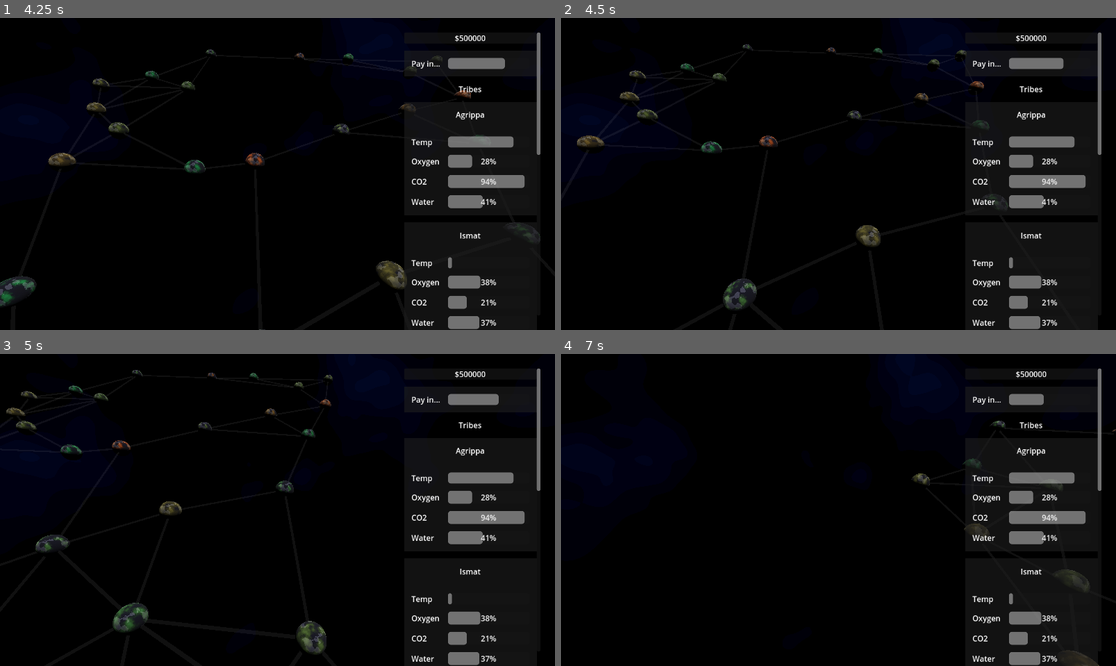
Above: before the commit, frames 1-4 (two rows, left to right).
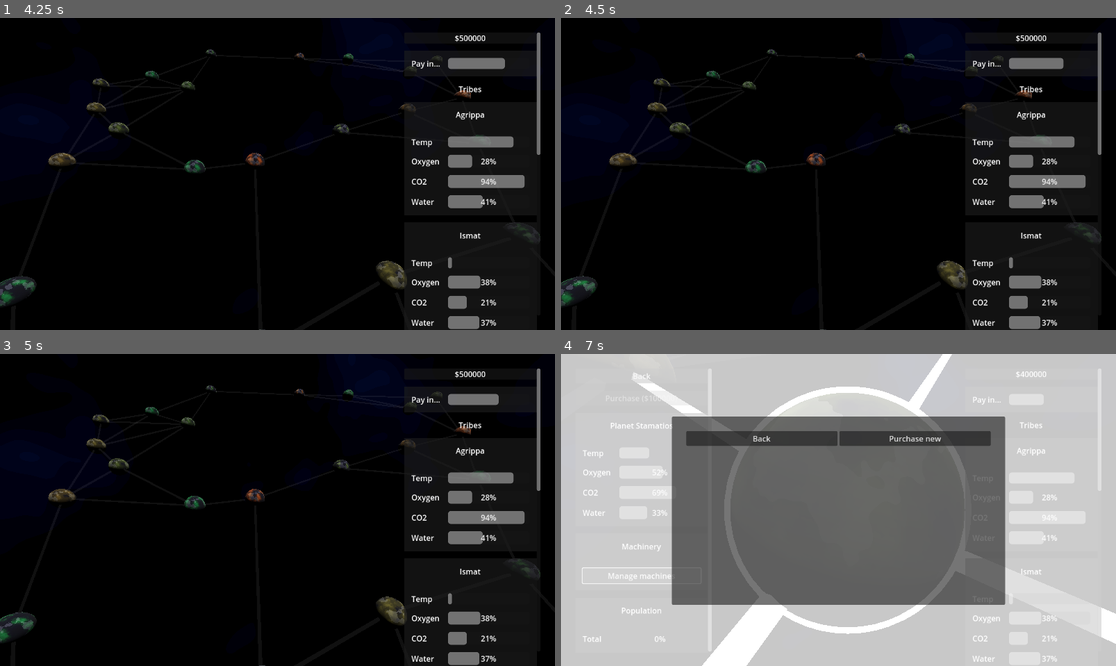
Above: after the commit, the same moments.

Repository: pastthepixels/cosmic-landlord
Game: Godot game, scene res://scenes/main_menu/main_menu.tscn
The game is run twice, just before and just after one commit, with the same random seed, the same clock (stepped at 60 frames per second) and the same inputs. Sound files missing from this copy of the repository are replaced by a short silence.
Inputs (mouse positions are in pixels of both pictures, inside the frame that each line leads up to):
- Up to frame 1 (4.25 s): click "Play" at 0.5 s; move the mouse to (399, 158) at 1.27 s; click (399, 158) at 1.42 s; move the mouse to (166, 189) at 2.02 s; click (166, 189) at 2.17 s; move the mouse to (333, 105) at 2.77 s; click (333, 105) at 2.92 s; move the mouse to (249, 236) at 3.52 s; click (249, 236) at 3.67 s
- Up to frame 2 (4.5 s): move the mouse to (1005, 220) at 4.27 s; click (1005, 220) at 4.42 s
- Up to frame 3 (5 s): no input
- Up to frame 4 (7 s): move the mouse to (672, 463) at 5.02 s; click (672, 463) at 5.17 s; click (644, 397) at 5.75 s, where only the run after the commit has a clickable "Purchase ($100000)"; click (644, 575) at 6.5 s, where only the run after the commit has a clickable "Manage machines"

Frame 1 is identical in both runs. In frame 2, 3.4% of the frame differs, in the area x 0-98%, y 8-100%; in frame 3, 3.7%; in frame 4, 100%, in the area x 0-100%, y 0-100%.

Commit message:
Change pressure navigation to pan

Diff:
--- a/scenes/planet/planet.gd
+++ b/scenes/planet/planet.gd
@@ -90,7 +90,7 @@
 
 
 func _on_static_body_3d_input_event(camera, event, position, normal, shape_idx):
-	if event is InputEventMouseButton and event.button_index == MOUSE_BUTTON_LEFT and event.pressed:
+	if event is InputEventMouseButton and event.button_index == MOUSE_BUTTON_LEFT and event.pressed == false:
 		emit_signal("clicked", self)
 
 func show_hud():
--- a/scenes/planet_screen/Camera3D.gd
+++ b/scenes/planet_screen/Camera3D.gd
@@ -8,39 +8,35 @@
 
 @export var enable_mouse_controls : bool = true
 
-var movement_velocity = Vector3()
+var _use_mouse_controls = true
 
-var _use_mouse_controls = true
+var _is_mouse_down = false
+
+var _last_mouse_position
 
 
 # Called when the node enters the scene tree for the first time.
 func _ready():
 	pass # Replace with function body.
 
-
-# Called every frame. 'delta' is the elapsed time since the previous frame.
-func _process(delta):
-	movement_velocity = movement_velocity.cubic_interpolate(Vector3(), movement_velocity, Vector3(), 0.2)
-	position += movement_velocity
-	# Mouse panningt
-	var mouse_pos_normalized = Vector2(get_viewport().get_mouse_position()) / Vector2(get_viewport().size)
-	# If mouse_pos_normalised is on one of the edges of the screen
-	if (mouse_pos_normalized.y > (1 - movement_threshold) or \
-		mouse_pos_normalized.y < (movement_threshold) or \
-		mouse_pos_normalized.x > (1 - movement_threshold) or \
-		mouse_pos_normalized.x < (movement_threshold)) and \
-		enable_mouse_controls and _use_mouse_controls:
-		var amount = (mouse_pos_normalized - Vector2(0.5, 0.5)) * speed * delta * (spring_length / max_zoom)
-		movement_velocity.z = amount.y
-		movement_velocity.x = amount.x
-
 func _input(event):
-	# Scrolling
 	if event is InputEventMouseButton and enable_mouse_controls:
+		# Scrolling up
 		if event.button_index == MOUSE_BUTTON_WHEEL_UP and spring_length - 1  >= 1:
 			spring_length -= 1
+		# Scrolling down
 		if event.button_index == MOUSE_BUTTON_WHEEL_DOWN and spring_length + 1 <= max_zoom:
 			spring_length += 1
+		# Panning
+		if (not _is_mouse_down) and event.button_index == MOUSE_BUTTON_LEFT and event.pressed:
+			_is_mouse_down = true
+			_last_mouse_position = project_3d(event.position)
+		else:
+			_is_mouse_down = false
+	if event is InputEventMouseMotion and _is_mouse_down and enable_mouse_controls:
+		var position_3d = project_3d(event.position)
+		position.x += _last_mouse_position.x - position_3d.x
+		position.z += _last_mouse_position.z - position_3d.z
 
 func _notification(notif):
 	match notif:
@@ -48,3 +44,14 @@
 			_use_mouse_controls = false
 		NOTIFICATION_WM_MOUSE_ENTER:
 			_use_mouse_controls = true
+
+# Projects a 2D point to 3D space
+func project_3d(point_2d):
+	return (Plane(Vector3(0, 1, 0), position.y)).intersects_ray(
+		$Camera3D.project_ray_origin(point_2d),
+		$Camera3D.project_ray_normal(point_2d)
+	)
+
+func reset_pan():
+	_is_mouse_down = false
+	_last_mouse_position = Vector3()
--- a/scenes/planet_screen/planet_screen.gd
+++ b/scenes/planet_screen/planet_screen.gd
@@ -102,7 +102,7 @@
 func _on_planet_clicked(planet):
 	if $SpringArm3D.enable_mouse_controls == false: return
 	# Stop moving the spring arm and disable moving it
-	$SpringArm3D.movement_velocity = Vector3()
+	$SpringArm3D.reset_pan()
 	$SpringArm3D.enable_mouse_controls = false
 	# Zoom into the planet
 	var tween = get_tree().create_tween()
